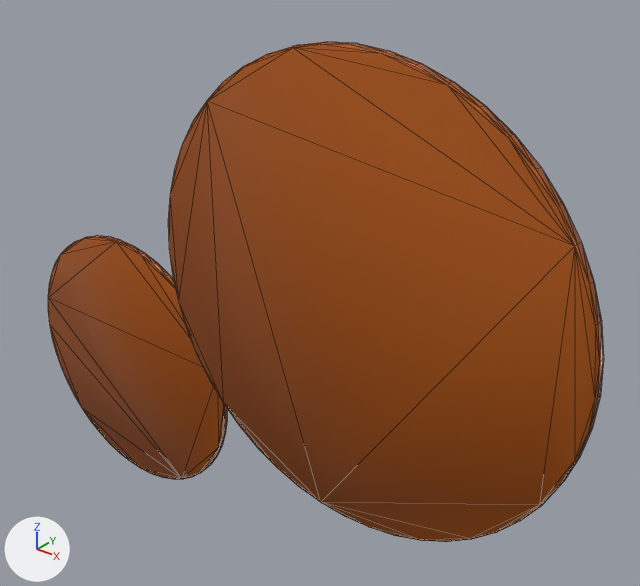
The OBJ model assets/loot-bag/parts/loot-bag-golddark.obj as it was, and as the next commit left it.
Before and after are seen from a camera (50 mm lens) standing at (0.824, -1.93, 1.874) and looking at (-0.333, -0.484, 0.978). Every picture has the same lights, and +X, +Y and +Z are marked at lower left. The first picture is the older version. Mesh edges are drawn as thin lines. Where no turn or scale is listed for an object, it has been applied to the vertices.

The first picture shows 'GoldDark'.
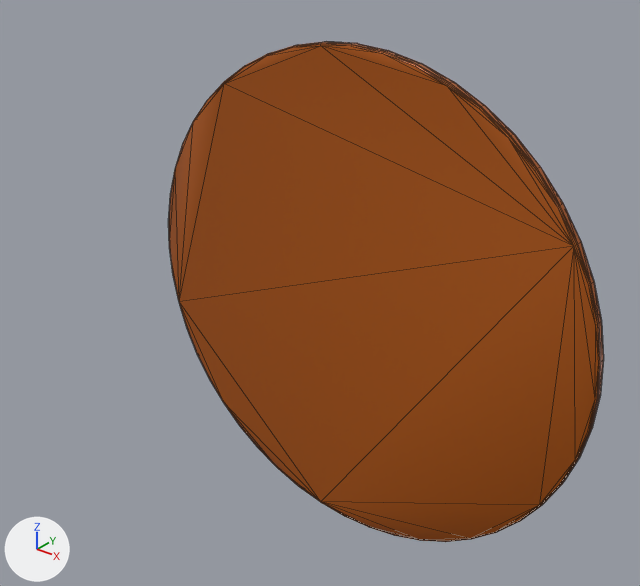
What differs and where, as boxes (x1, y1, x2, y2) in the pictures (640 x 586 px):
'GoldDark', reshaped (22% narrower)
    before: (48, 41, 604, 542)
    after: (168, 41, 604, 542)
part 1 of me_golddark, deleted (brown)
    before: (48, 235, 227, 480)
part 2 of me_golddark, reshaped
    before: (208, 48, 292, 100)
    after: (169, 42, 604, 540)

What changed in the scene script:
```text
Change me_golddark:
    used by ob_golddark; location = (0.0, 0.0, 0.0)
    remove me_golddark.from_pydata(...)  # 304 vertices, 600 faces; spans x -1.42..0.45, y -0.83..-0.49, z 0.16..1.63
    add me_golddark.from_pydata(...)  # 302 vertices, 600 faces; spans x -0.45..0.45, y -0.83..-0.81, z 0.72..1.63
    me_golddark part 1: the loose piece of 135 vertices spanning x -1.42..-0.65, y -0.51..-0.49, z 0.16..0.93 is deleted
    me_golddark part 2: 1 vertex removed from x -0.23, y -0.83, z 1.56; 134 vertices added at x -0.45..0.45, y -0.83..-0.81, z 0.72..1.63
```
